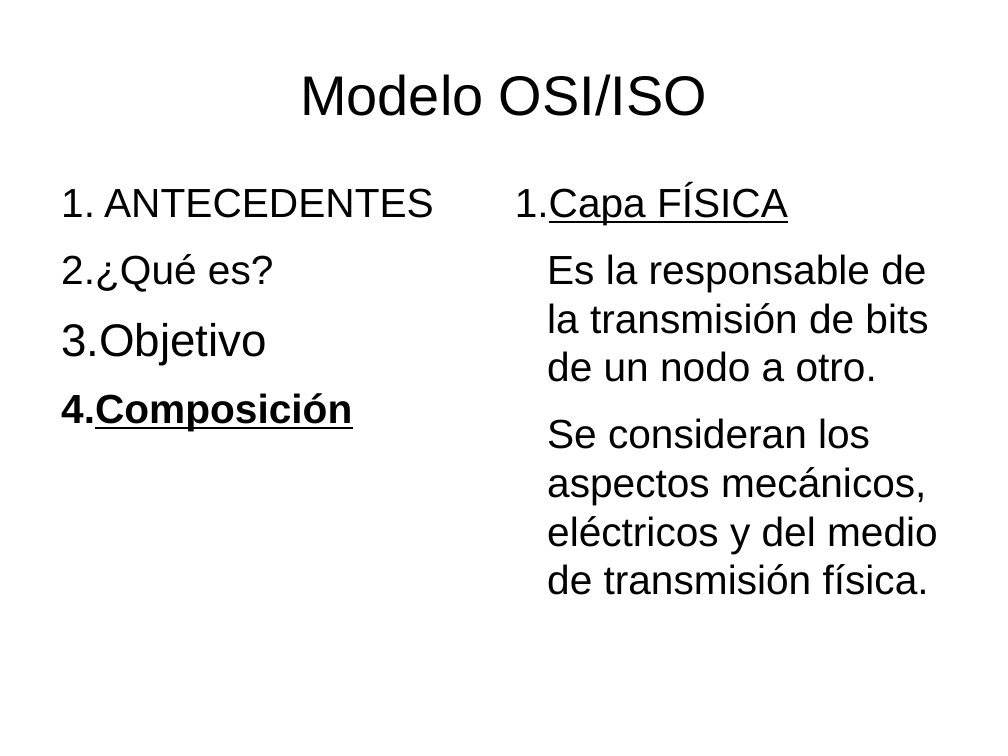
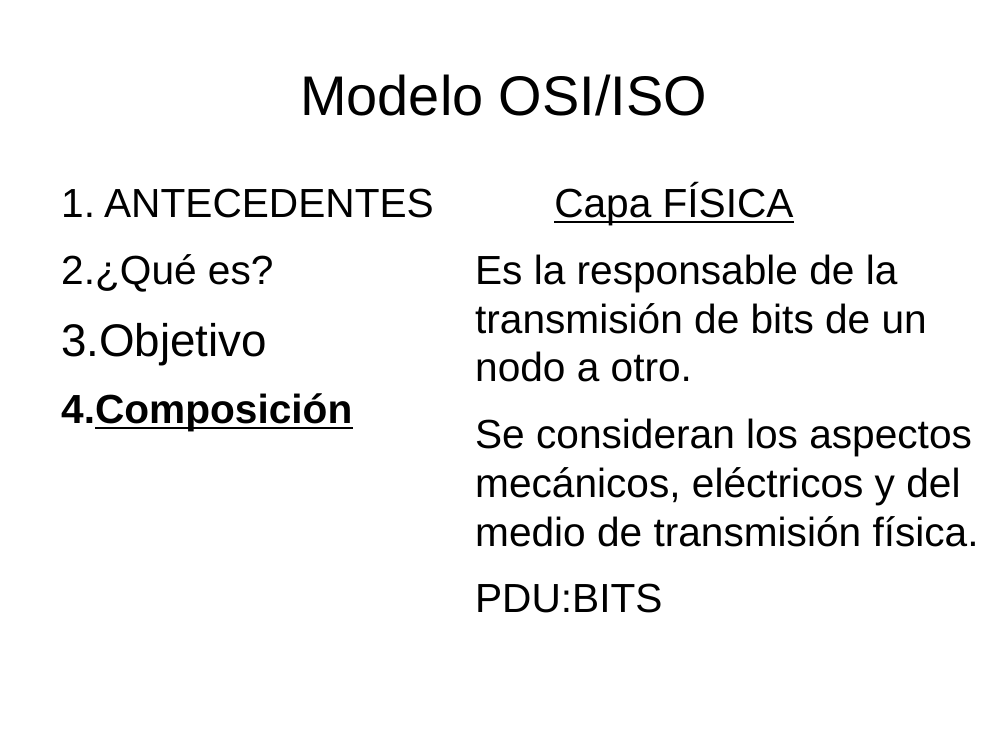
Before and after one commit to q92helea/Pechackucha, a slide deck: slide 9 of Pechakucha.odp (slide 8 before the commit). Drawn at 1008x756 pixels with LibreOffice and Linux fonts; fonts in the diff are those of the drawing. Boxes give left, top, right and bottom in pixels: in the first picture for what was removed or moved away, otherwise in the second. Text is boxed around its words. In the diff, an @@ line names an element or a change of style, - is before the commit and + after.

```diff
--- a/Pechakucha.odp
+++ b/Pechakucha.odp
@@ text "Capa FÍSICA": place and size @@
-text "Capa FÍSICA" at <box>515,185,938,595</box>
+text "Capa FÍSICA" at <box>475,185,979,613</box>
@@ text at <box>554,185,794,225</box>: bullet 1. to none @@
@@ text at <box>475,583,662,613</box>: paragraph added @@
+PDU:BITS
```
Also in this commit, not shown: 1 other slide changed, 3 slides added.
